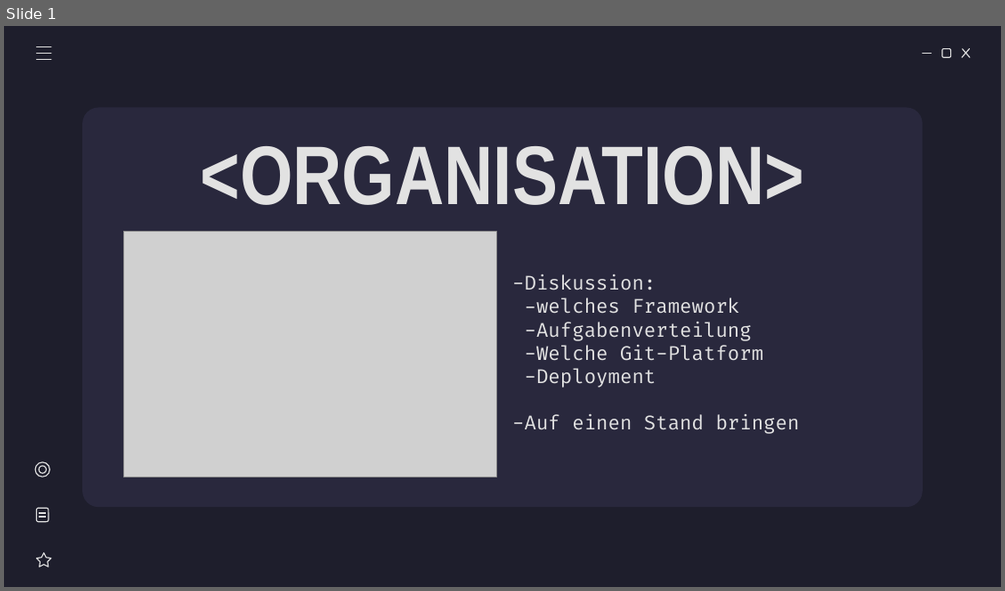
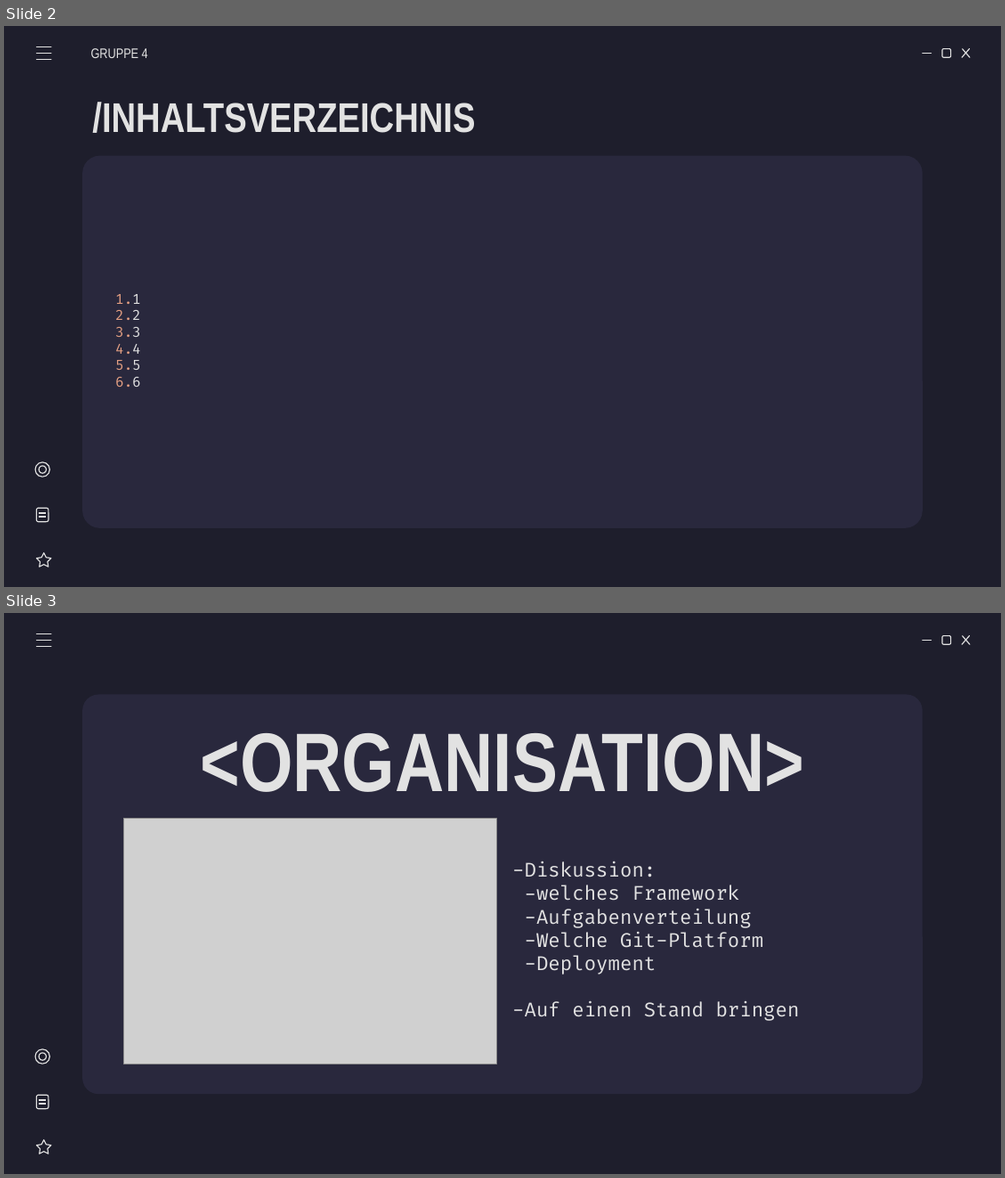
Before and after one commit to miwied/web-based-database-manager, a slide deck: documentation/required documents/Präsentation/Webasierter Datenkbankmanager - Präsentation - Merged.pptx. Shown one above the other, each under a label of ours: slide 1 before the commit, slides 2 and 3 after it. The pictures are 1005x591 and 1005x1178 pixels, drawn with LibreOffice and Linux fonts; fonts in the diff are those of the drawing; grey boxes stand for pictures. Boxes give left, top, right and bottom in pixels: in the first picture for what was removed or moved away, otherwise in the second. Text is boxed around its words. In the diff, an @@ line names an element or a change of style, - is before the commit and + after.

```diff
--- a/documentation/required documents/Präsentation/Webasierter Datenkbankmanager - Präsentation - Merged.pptx
+++ b/documentation/required documents/Präsentation/Webasierter Datenkbankmanager - Präsentation - Merged.pptx
@@ slide 2 added at box(4, 26, 1001, 587), background #1E1E2C; not listed: 4 template elements that a slide beside it also shows @@
@@ line added from (37, 47) to (51, 47), #E2E2E2 0.75 pt @@
@@ subtitle added at box(91, 48, 148, 58), 10 pt, text #E2E2E2 @@
+GRUPPE 4
@@ line added from (37, 60) to (51, 60), #E2E2E2 0.75 pt @@
@@ line added from (37, 53) to (51, 53), #E2E2E2 0.75 pt @@
@@ title added at box(92, 102, 475, 133), 30 pt, text #E2E2E2, bold @@
+/INHALTSVERZEICHNIS
@@ rounded rectangle added at box(82, 156, 923, 527), fill #29283D @@
@@ text added at box(115, 294, 141, 386), 10 pt, text #E2E2E2 @@
+1. 1
+2. 2
+3. 3
+4. 4
+5. 5
+6. 6
@@ group added at box(35, 461, 52, 566): 2 lines, 2 ellipses, 1 star, 1 rounded rectangle @@
@@ what was slide 1 is now slide 3 @@
```
Also in this commit, not shown: 1 other slide added, 1 other file.
